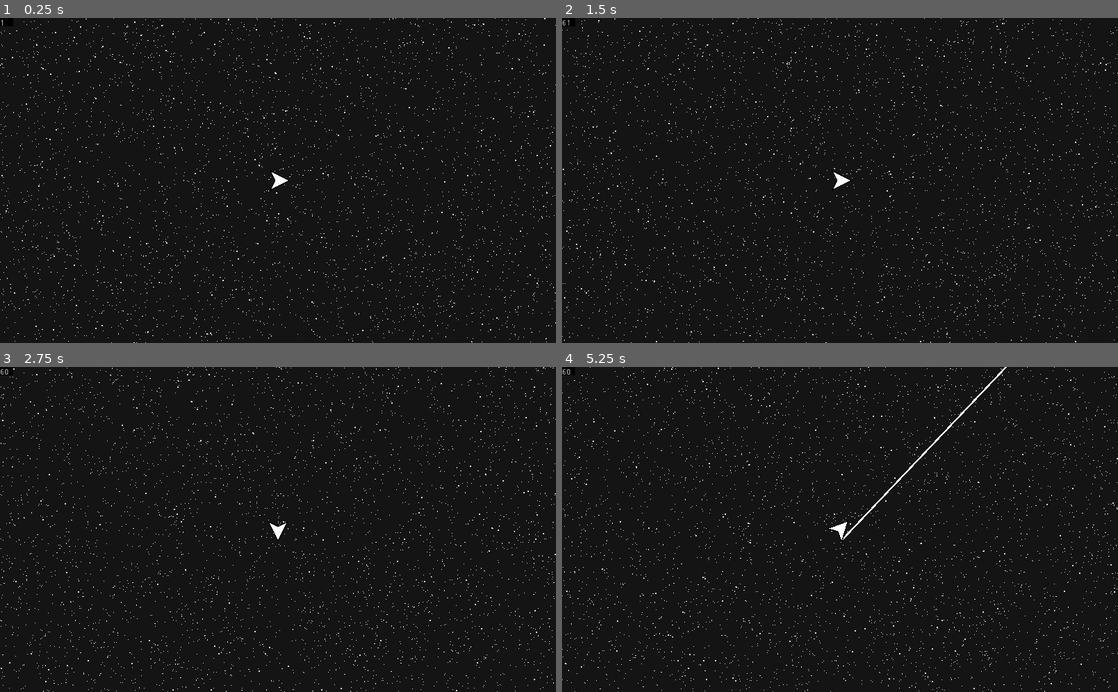
Above: before the commit, frames 1-4 (two rows, left to right).
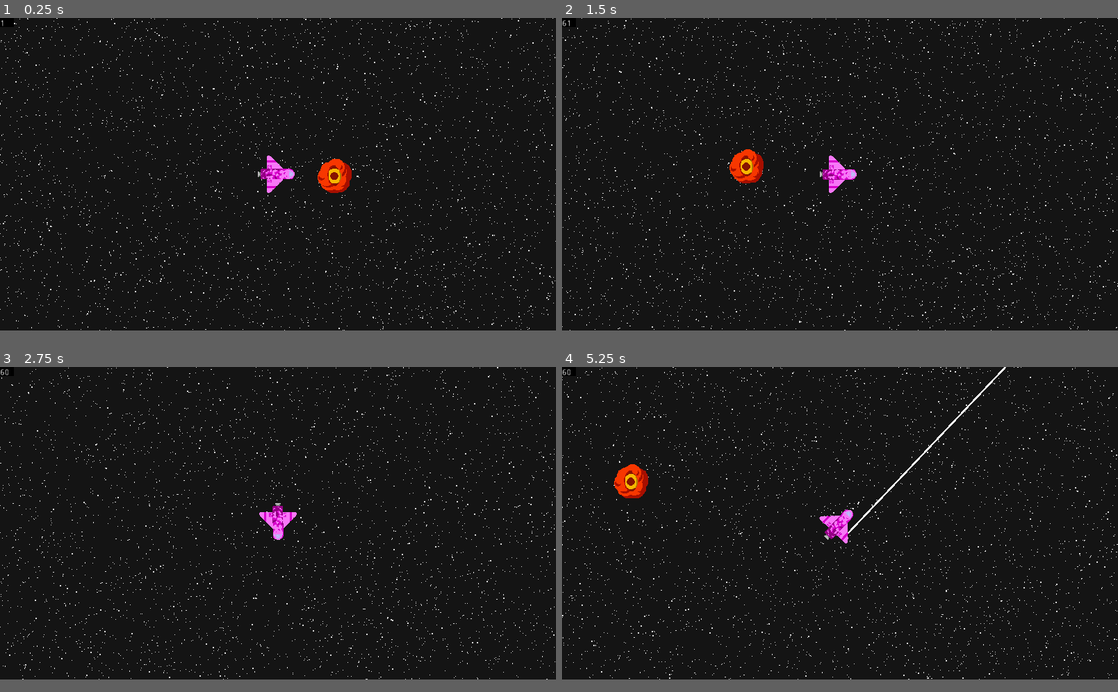
Above: after the commit, the same moments.

Repository: Jellonator/04-Space-Shooter
Game: Godot game, scene res://World/Game.tscn
Same seed, same stepped clock (60 frames per second), same inputs: the game is played once before the commit and once after it.
Inputs (mouse positions are in pixels of both pictures, inside the frame that each line leads up to):
- Up to frame 1 (0.25 s): no input
- Up to frame 2 (1.5 s): tap Enter at 0.5 s; move the mouse to (962, 164) at 0.52 s; hold D (move_right) 0.53-1.28 s; hold Shift (action_shoot) 0.53-1.28 s; move the mouse to (728, 196) at 1.27 s; hold S (move_down) from 1.28 s (still down); tap Shift (action_shoot) at 1.35 s
- Up to frame 3 (2.75 s): move the mouse to (333, 458) at 2.02 s; release S (move_down) at 2.03 s; hold D (move_right) from 2.03 s (still down); hold Down (look_down) from 2.03 s (still down); tap Shift (action_shoot) at 2.3 s
- Up to frame 4 (5.25 s): move the mouse to (812, 594) at 2.77 s; release D (move_right) at 2.78 s; release Down (look_down) at 2.78 s; hold W (move_up) 2.78-3.53 s; tap Left (look_left) at 2.85 s; tap Shift (action_shoot) at 3.05, 3.8, 4.55 s; move the mouse to (1006, 578) at 3.52 s; hold Right (look_right) 3.53-4.28 s; hold A (move_left) 3.53-5.03 s; move the mouse to (673, 480) at 4.27 s; tap Up (look_up) at 4.35 s; move the mouse to (867, 529) at 5.02 s; hold S (move_down) from 5.03 s (still down); hold Shift (action_shoot) from 5.03 s (still down)
The window is 800x468 before the commit and 800x450 after it. Grey fills any space a smaller window leaves; there, only what the larger window draws over its background counts as a difference.

The runs differ from the first frame. In frame 1, 3.1% of the frame differs, in the area x 0-100%, y 0-100%; in frame 2, 3.1%; in frame 3, 2.6%; in frame 4, 3.2%.

Commit message:
Added eye rock enemy which can be killed

Diff:
--- /dev/null
+++ b/Object/Enemy/EnemyBase.gd
@@ -0,0 +1,25 @@
+extends KinematicBody2D
+
+export var max_health := 10
+var health := 1
+var mod_timer := 0.0
+
+func _ready():
+	health = max_health
+
+func do_kill():
+	print("KILL")
+	queue_free()
+
+func do_damage(amount: int):
+	health = clamp(health - amount, 0, max_health)
+	if health <= 0:
+		do_kill()
+	mod_timer = 1.0 / 20.0
+	modulate = Color.red
+
+func _physics_process(delta):
+	if mod_timer > 0:
+		mod_timer -= delta
+		if mod_timer <= 0:
+			modulate = Color.white
--- /dev/null
+++ b/Object/Enemy/EyeEnemy.gd
@@ -0,0 +1 @@
+extends "res://Object/Enemy/EnemyBase.gd"
--- /dev/null
+++ b/Object/Enemy/EyeEnemy.tscn
@@ -0,0 +1,19 @@
+[gd_scene load_steps=4 format=2]
+
+[ext_resource path="res://Object/Enemy/EyeRock.png" type="Texture" id=1]
+[ext_resource path="res://Object/Enemy/EyeEnemy.gd" type="Script" id=2]
+
+[sub_resource type="CircleShape2D" id=1]
+radius = 30.0666
+
+[node name="EyeEnemy" type="KinematicBody2D"]
+collision_layer = 4
+script = ExtResource( 2 )
+
+[node name="Sprite" type="Sprite" parent="."]
+position = Vector2( 1, 2 )
+texture = ExtResource( 1 )
+
+[node name="CollisionShape2D" type="CollisionShape2D" parent="."]
+position = Vector2( 1, 0 )
+shape = SubResource( 1 )
--- a/Object/Player/Player.gd
+++ b/Object/Player/Player.gd
@@ -48,6 +48,14 @@
 			shoot_i = (shoot_i + 1) % shoot_locations.size()
 			var shot_direction := Vector2(1, 0).rotated(self.global_rotation)
 			var shot_target := shoot_from + shot_direction * 10000
+			var space := get_world_2d().direct_space_state
+			var enemylayer := 0b101
+			var result := space.intersect_ray(shoot_from, shot_target, [self], enemylayer)
+			if not result.empty():
+				var collider = result.collider
+				if collider.has_method("do_damage"):
+					collider.do_damage(1)
+				shot_target = result.position + shot_direction * 10
 			brender.add_bullet(shoot_from, shot_target, shootparent)
 	else:
 		shot_timer = max(0.0, shot_timer - delta * SHOTS_PER_SECOND)
--- a/Object/Player/Player.tscn
+++ b/Object/Player/Player.tscn
@@ -1,35 +1,32 @@
-[gd_scene load_steps=3 format=2]
+[gd_scene load_steps=4 format=2]
 
 [ext_resource path="res://Object/Player/Player.gd" type="Script" id=1]
+[ext_resource path="res://Object/Player/PurpleFlame.png" type="Texture" id=2]
 
-[sub_resource type="CircleShape2D" id=1]
-radius = 14.0
+[sub_resource type="CapsuleShape2D" id=1]
+radius = 8.95301
+height = 40.094
 
 [node name="Player" type="KinematicBody2D"]
+collision_layer = 2
 script = ExtResource( 1 )
 
-[node name="Polygon2D2" type="Polygon2D" parent="."]
-position = Vector2( 3.38805, 0 )
-scale = Vector2( 0.25, 0.25 )
-color = Color( 0, 0, 0, 1 )
-polygon = PoolVector2Array( -76.662, -78.1142, 79.7858, -0.445091, -77.2167, 79.9979, -40.8787, 0.109688 )
-
-[node name="Polygon2D" type="Polygon2D" parent="."]
-position = Vector2( 3.38805, 0 )
-scale = Vector2( 0.25, 0.25 )
-polygon = PoolVector2Array( 64, 0, -64, -64, -32, 0, -64, 64 )
+[node name="Sprite" type="Sprite" parent="."]
+position = Vector2( -3, 0 )
+texture = ExtResource( 2 )
 
 [node name="CollisionShape2D" type="CollisionShape2D" parent="."]
+rotation = 1.5708
 shape = SubResource( 1 )
 
 [node name="FrontPos" type="Position2D" parent="."]
-position = Vector2( 20, 0 )
+position = Vector2( 26, 0 )
 
 [node name="LeftPos" type="Position2D" parent="."]
-position = Vector2( -12.6119, -16 )
+position = Vector2( -6, -22 )
 
 [node name="RightPos" type="Position2D" parent="."]
-position = Vector2( -12.6119, 16 )
+position = Vector2( -6, 22 )
 
 [node name="Camera2D" type="Camera2D" parent="."]
 current = true
--- a/World/Game.tscn
+++ b/World/Game.tscn
@@ -1,8 +1,9 @@
-[gd_scene load_steps=4 format=2]
+[gd_scene load_steps=5 format=2]
 
 [ext_resource path="res://Object/Player/Player.tscn" type="PackedScene" id=1]
 [ext_resource path="res://Util/BulletRenderer.tscn" type="PackedScene" id=2]
 [ext_resource path="res://Util/StarRenderer.tscn" type="PackedScene" id=3]
+[ext_resource path="res://Object/Enemy/EyeEnemy.tscn" type="PackedScene" id=4]
 
 [node name="Game" type="Node2D"]
 
@@ -12,3 +13,6 @@
 [node name="BulletRenderer" parent="." instance=ExtResource( 2 )]
 
 [node name="StarRenderer" parent="." instance=ExtResource( 3 )]
+
+[node name="EyeEnemy" parent="." instance=ExtResource( 4 )]
+position = Vector2( 384, 192 )
--- a/project.godot
+++ b/project.godot
@@ -21,8 +21,33 @@
 
 [display]
 
+window/size/width=960
+window/size/height=540
 window/stretch/mode="2d"
 window/stretch/aspect="keep"
+
+[importer_defaults]
+
+texture={
+"compress/bptc_ldr": 0,
+"compress/hdr_mode": 0,
+"compress/lossy_quality": 0.7,
+"compress/mode": 0,
+"compress/normal_map": 0,
+"detect_3d": false,
+"flags/anisotropic": false,
+"flags/filter": false,
+"flags/mipmaps": false,
+"flags/repeat": 0,
+"flags/srgb": 2,
+"process/HDR_as_SRGB": false,
+"process/fix_alpha_border": true,
+"process/invert_color": false,
+"process/premult_alpha": false,
+"size_limit": 0,
+"stream": false,
+"svg/scale": 1.0
+}
 
 [input]
 
@@ -73,6 +98,12 @@
  ]
 }
 
+[layer_names]
+
+2d_physics/layer_1="solid"
+2d_physics/layer_2="player"
+2d_physics/layer_3="enemy"
+
 [rendering]
 
 environment/default_clear_color=Color( 0.0823529, 0.0823529, 0.0823529, 1 )
Binary file added: Object/Enemy/EyeRock.png
Not shown, added: Object/Enemy/EyeRock.png.import
Binary file added: Object/Player/PurpleFlame.png
Not shown, added: Object/Player/PurpleFlame.png.import
Not shown, added: Object/Enemy/EyeRock.kra
Not shown, added: Object/Player/PurpleFlame.kra
